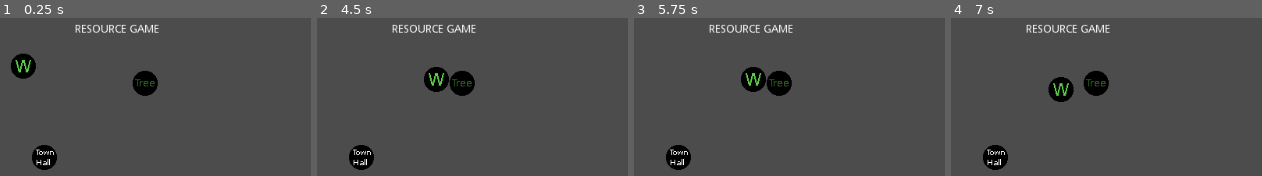
Above: before the commit, frames 1-4 (left to right).
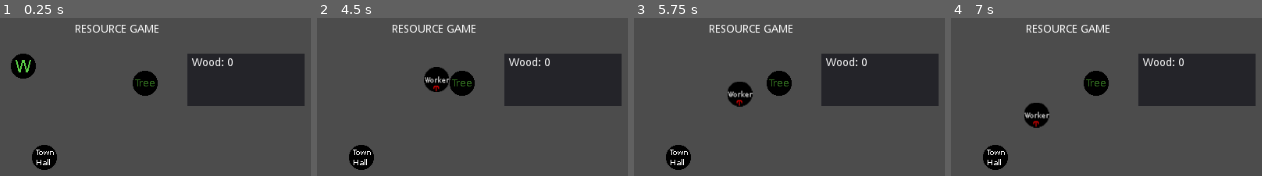
Above: after the commit, the same moments.

Repository: Valks-Games/ResourceGame
Game: Godot game, scene res://Scenes/Main.tscn
The game is run twice, just before and just after one commit, with the same random seed, the same clock (stepped at 60 frames per second) and the same inputs.
Inputs:
- Up to frame 1 (0.25 s): no input
- Up to frame 2 (4.5 s): no input
- Up to frame 3 (5.75 s): tap Enter at 5 s
- Up to frame 4 (7 s): no input

The runs differ from the first frame. In frame 1, 12% of the frame differs, in the area x 60-98%, y 22-56%; in frame 2, 13%; in frame 3, 14%; in frame 4, 14%, in the area x 23-98%, y 22-70%.

Commit message:
v0.1.1

Diff:
--- a/Scenes/Main.tscn
+++ b/Scenes/Main.tscn
@@ -1,11 +1,13 @@
-[gd_scene load_steps=5 format=2]
+[gd_scene load_steps=7 format=2]
 
 [ext_resource path="res://Scripts/Utils.gd" type="Script" id=1]
 [ext_resource path="res://Scenes/Worker.tscn" type="PackedScene" id=2]
 [ext_resource path="res://Scenes/Tree.tscn" type="PackedScene" id=3]
 [ext_resource path="res://Scenes/Townhall.tscn" type="PackedScene" id=4]
+[ext_resource path="res://Scripts/Townhall.gd" type="Script" id=5]
+[ext_resource path="res://Scripts/Label.gd" type="Script" id=6]
 
-[node name="Main" type="Node" index="0"]
+[node name="Main" type="Node"]
 
 [node name="Utils" type="Node" parent="." index="0"]
 
@@ -22,6 +24,7 @@
 [node name="Townhall" parent="." index="3" instance=ExtResource( 4 )]
 
 position = Vector2( 84.8069, 180.072 )
+script = ExtResource( 5 )
 
 [node name="Title" type="Label" parent="." index="4"]
 
@@ -45,3 +48,42 @@
 percent_visible = 1.0
 lines_skipped = 0
 max_lines_visible = -1
+
+[node name="Panel" type="Panel" parent="." index="5"]
+
+anchor_left = 0.0
+anchor_top = 0.0
+anchor_right = 0.0
+anchor_bottom = 0.0
+margin_left = 268.0
+margin_top = 47.0
+margin_right = 418.0
+margin_bottom = 114.0
+rect_pivot_offset = Vector2( 0, 0 )
+rect_clip_content = false
+mouse_filter = 0
+mouse_default_cursor_shape = 0
+size_flags_horizontal = 1
+size_flags_vertical = 1
+
+[node name="Label" type="Label" parent="Panel" index="0"]
+
+anchor_left = 0.0
+anchor_top = 0.0
+anchor_right = 0.0
+anchor_bottom = 0.0
+margin_left = 6.0
+margin_top = 5.0
+margin_right = 59.0
+margin_bottom = 19.0
+rect_pivot_offset = Vector2( 0, 0 )
+rect_clip_content = false
+mouse_filter = 2
+mouse_default_cursor_shape = 0
+size_flags_horizontal = 1
+size_flags_vertical = 4
+text = "Wood: 0"
+percent_visible = 1.0
+lines_skipped = 0
+max_lines_visible = -1
+script = ExtResource( 6 )
--- a/Scenes/Townhall.tscn
+++ b/Scenes/Townhall.tscn
@@ -2,8 +2,7 @@
 
 [ext_resource path="res://Sprites/townhall.png" type="Texture" id=1]
 
-
-[sub_resource type="CircleShape2D" id=3]
+[sub_resource type="CircleShape2D" id=1]
 
 custom_solver_bias = 0.0
 radius = 10.0
--- a/Scenes/Tree.tscn
+++ b/Scenes/Tree.tscn
@@ -3,11 +3,7 @@
 [ext_resource path="res://Scripts/Tree.gd" type="Script" id=1]
 [ext_resource path="res://Sprites/tree.png" type="Texture" id=2]
 
-
-
-
-
-[sub_resource type="CircleShape2D" id=2]
+[sub_resource type="CircleShape2D" id=1]
 
 custom_solver_bias = 0.0
 radius = 10.0
--- a/Scenes/Worker.tscn
+++ b/Scenes/Worker.tscn
@@ -1,6 +1,6 @@
 [gd_scene load_steps=4 format=2]
 
-[ext_resource path="res://Scripts/KinematicBody2D.gd" type="Script" id=1]
+[ext_resource path="res://Scripts/Worker.gd" type="Script" id=1]
 [ext_resource path="res://Sprites/worker.png" type="Texture" id=2]
 
 [sub_resource type="CircleShape2D" id=1]
@@ -8,7 +8,7 @@
 custom_solver_bias = 0.0
 radius = 10.0
 
-[node name="Worker" type="KinematicBody2D"]
+[node name="Worker" type="KinematicBody2D" index="0"]
 
 position = Vector2( 50.5392, 62.3443 )
 input_pickable = false
@@ -26,3 +26,4 @@
 position = Vector2( -0.323102, -0.09989 )
 scale = Vector2( 1.68754, 1.72233 )
 shape = SubResource( 1 )
+disabled = true
--- a/Scripts/KinematicBody2D.gd
+++ /dev/null
@@ -1,98 +0,0 @@
-extends KinematicBody2D
-
-const Utils = preload("res://Scripts/Utils.gd");
-
-var velocity;
-
-var tree
-var treeSprite
-
-var townhall
-var townhallSprite
-
-var speed
-var findResources
-
-var harvestResourceTimer
-var harvestTime
-
-var dumpResourceTimer
-var dumpResourceTimeLength
-
-var worker;
-
-func _ready():
-	# Called when the node is added to the scene for the first time.
-	# Initialization here
-	tree = get_parent().get_node("Tree");
-	treeSprite = tree.get_node("TreeSprite")
-
-	townhall = get_parent().get_node("Townhall")
-	townhallSprite = townhall.get_node("TownhallSprite")
-
-	add_to_group("Workers")
-
-	#set_physics_process(true);
-	speed = 30
-	findResources = true
-	harvestResourceTimer = 0
-	harvestTime = 2
-	dumpResourceTimer = 0
-	dumpResourceTimeLength = 1
-	worker = load("res://Scenes/Worker.tscn")
-
-	velocity = Vector2()
-
-func _init():
-	pass
-
-func compute_alignment():
-	var vector = Vector2()
-	var workers = get_tree().get_nodes_in_group("Workers")
-	for my_worker in workers:
-		vector.x += my_worker.velocity.x # Invalid get index 'x' (on base: 'Nil')
-		vector.y += my_worker.velocity.y
-	vector.x /= workers.size()
-	vector.y /= workers.size()
-	vector.normalized()
-	return vector
-
-func compute_cohesion():
-	pass
-
-func compute_separation():
-	pass
-
-func ai(delta):
-	velocity = Vector2()
-
-	# Search for nearest resource.
-	if findResources:
-		if position.distance_to(tree.position) < treeSprite.texture.get_width() + 1:
-			# Harvest resources for 'harvestTime' seconds.
-			harvestResourceTimer += 1 * delta
-			if harvestResourceTimer >= harvestTime:
-				harvestResourceTimer = 0
-				# We are finished gathering all the resources we can carry.
-				findResources = false
-		else:
-			# Find the nearest tree and move towards it.
-			velocity += Utils.calc_target_velocity(position, tree.position, speed);
-	else:
-		# We are coming back to base with resources.
-		if position.distance_to(townhall.position) < townhallSprite.texture.get_width() + 1:
-			# Dump resources into base.
-			dumpResourceTimer += 1 * delta
-			if dumpResourceTimer >= dumpResourceTimeLength:
-				# Resume previous task.
-				dumpResourceTimer = 0
-				findResources = true
-				get_parent().add_child(worker.instance())
-		else:
-			# Move to nearest townhall.
-			velocity += Utils.calc_target_velocity(position, townhall.position, speed);
-
-func _physics_process(delta):
-	ai(delta)
-	move_and_slide(velocity)
-	print(compute_alignment())
--- /dev/null
+++ b/Scripts/Label.gd
@@ -0,0 +1,6 @@
+extends Label
+
+onready var townhall = get_node("../../Townhall")
+
+func _process(delta):
+	text = "Wood: " + str(townhall.wood)
--- /dev/null
+++ b/Scripts/Townhall.gd
@@ -0,0 +1,6 @@
+extends KinematicBody2D
+
+var wood = 0
+
+func addWood(amount):
+	wood += amount
--- /dev/null
+++ b/Scripts/Worker.gd
@@ -0,0 +1,94 @@
+extends KinematicBody2D
+
+const Utils = preload("res://Scripts/Utils.gd");
+
+var miningTex;
+var baseTex;
+
+var velocity;
+
+var tree
+var treeSprite
+
+var townhall
+var townhallSprite
+
+var speed
+var findResources
+
+var harvestResourceTimer
+var harvestTime
+
+var dumpResourceTimer
+var dumpResourceTimeLength
+
+var worker;
+var workerSprite
+
+var workers;
+
+func _ready():
+	miningTex = preload("res://Sprites/worker_mining.png")
+	baseTex = preload("res://Sprites/worker_return_to_base.png")
+
+	tree = get_parent().get_node("Tree");
+	treeSprite = tree.get_node("TreeSprite")
+
+	townhall = get_parent().get_node("Townhall")
+	townhallSprite = townhall.get_node("TownhallSprite")
+
+	add_to_group("Workers")
+
+	#set_physics_process(true);
+	speed = 30
+	findResources = true
+	harvestResourceTimer = 0
+	harvestTime = 0.5
+	dumpResourceTimer = 0
+	dumpResourceTimeLength = 0.5
+	worker = load("res://Scenes/Worker.tscn")
+
+	workerSprite = get_node("WorkerSprite")
+
+	workers = Array()
+	velocity = Vector2()
+
+func _init():
+	pass
+
+func ai(delta):
+	velocity = Vector2()
+
+	# Search for nearest resource.
+	if findResources:
+		if position.distance_to(tree.position) < treeSprite.texture.get_width() + 1:
+			# Harvest resources for 'harvestTime' seconds.
+			harvestResourceTimer += 1 * delta
+			workerSprite.texture = miningTex
+			if harvestResourceTimer >= harvestTime:
+				harvestResourceTimer = 0
+				# We are finished gathering all the resources we can carry.
+				findResources = false
+		else:
+			# Find the nearest tree and move towards it.
+			velocity += Utils.calc_target_velocity(position, tree.position, speed);
+	else:
+		# We are coming back to base with resources.
+		if position.distance_to(townhall.position) < townhallSprite.texture.get_width() + 1:
+			# Dump resources into base.
+			dumpResourceTimer += 1 * delta
+			workerSprite.texture = baseTex
+			if dumpResourceTimer >= dumpResourceTimeLength:
+				# Resume previous task.
+				dumpResourceTimer = 0
+				findResources = true
+				townhall.addWood(1)
+				get_parent().add_child(worker.instance())
+		else:
+			# Move to nearest townhall.
+			velocity += Utils.calc_target_velocity(position, townhall.position, speed);
+
+func _physics_process(delta):
+	ai(delta)
+
+	move_and_slide(velocity)
Not shown: 1 places in Scenes/Townhall.tscn that only renumber resources
Not shown: 1 places in Scenes/Tree.tscn that only renumber resources
Binary file added: Sprites/worker_mining.png
Not shown, added: Sprites/worker_mining.png.import
Binary file added: Sprites/worker_return_to_base.png
Not shown, added: Sprites/worker_return_to_base.png.import
Not shown, added: ClickerGame.zip
